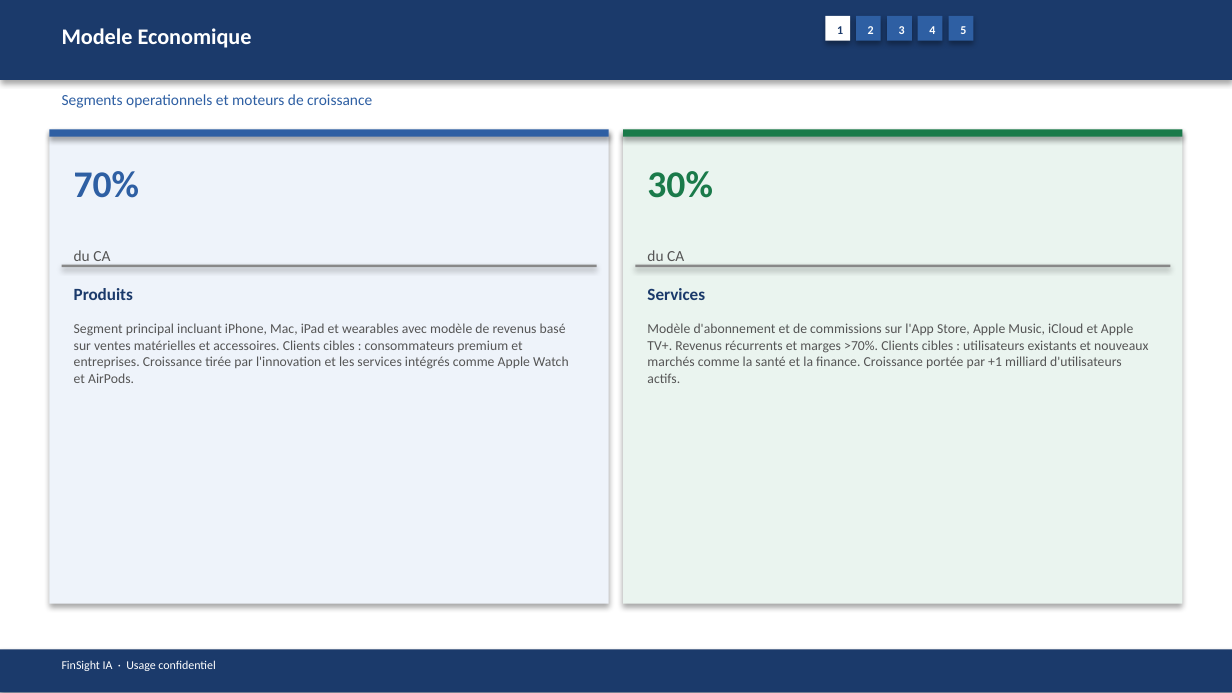
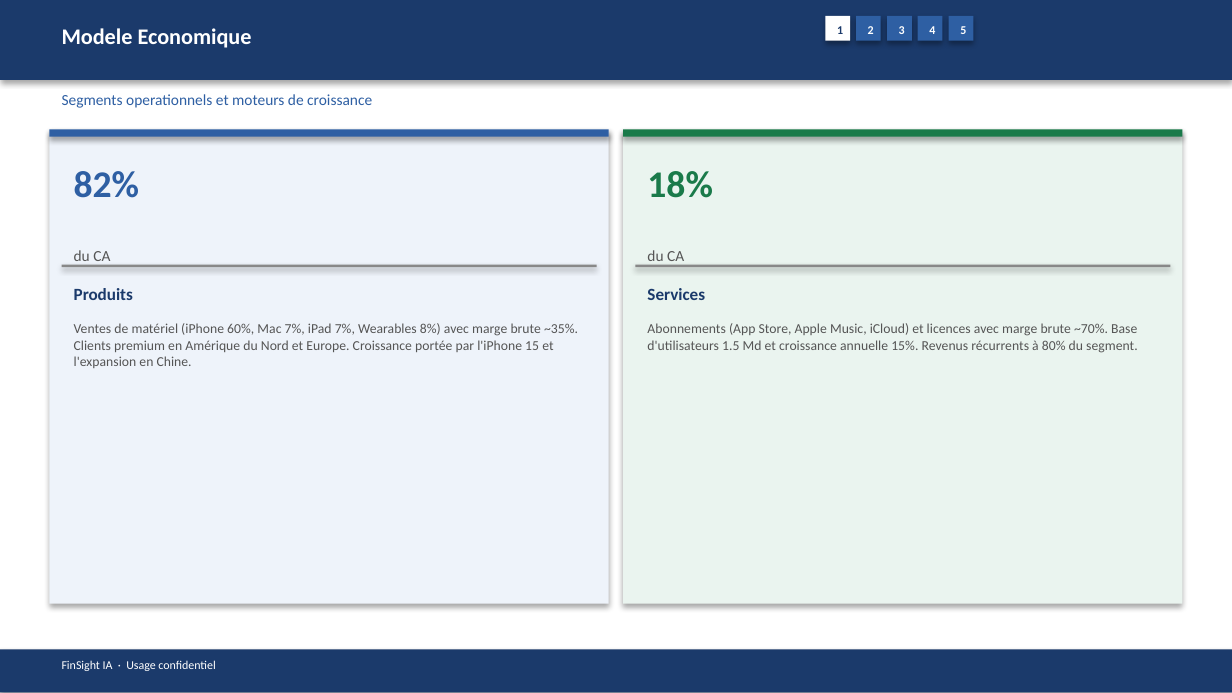
Before and after one commit to baptistejeh07-art/finsight-ia, a slide deck: slide 6 of preview/AAPL/AAPL_pitchbook.pptx. Drawn at 1232x693 pixels with LibreOffice and Linux fonts; fonts in the diff are those of the drawing. Boxes give left, top, right and bottom in pixels: in the first picture for what was removed or moved away, otherwise in the second. Text is boxed around its words. In the diff, an @@ line names an element or a change of style, - is before the commit and + after.

```diff
--- a/preview/AAPL/AAPL_pitchbook.pptx
+++ b/preview/AAPL/AAPL_pitchbook.pptx
@@ text at (x1=74, y1=171, x2=139, y2=198): text changed @@
-70%
+82%
@@ text at (x1=647, y1=171, x2=712, y2=198): text changed @@
-30%
+18%
@@ text at (x1=74, y1=323, x2=578, y2=368): text changed @@
-Segment principal incluant iPhone, Mac, iPad et wearables avec modèle de revenus basé sur ventes matérielles et accessoires. Clients cibles : consommateurs premium et entreprises. Croissance tirée par l'innovation et les services intégrés comme Apple Watch et AirPods.
+Ventes de matériel (iPhone 60%, Mac 7%, iPad 7%, Wearables 8%) avec marge brute ~35%. Clients premium en Amérique du Nord et Europe. Croissance portée par l'iPhone 15 et l'expansion en Chine.
@@ text at (x1=647, y1=323, x2=1138, y2=353): text changed @@
-Modèle d'abonnement et de commissions sur l'App Store, Apple Music, iCloud et Apple TV+. Revenus récurrents et marges >70%. Clients cibles : utilisateurs existants et nouveaux marchés comme la santé et la finance. Croissance portée par +1 milliard d'utilisateurs actifs.
+Abonnements (App Store, Apple Music, iCloud) et licences avec marge brute ~70%. Base d'utilisateurs 1.5 Md et croissance annuelle 15%. Revenus récurrents à 80% du segment.
```
Also in this commit, not shown: 14 other slides changed, 3 other files.
